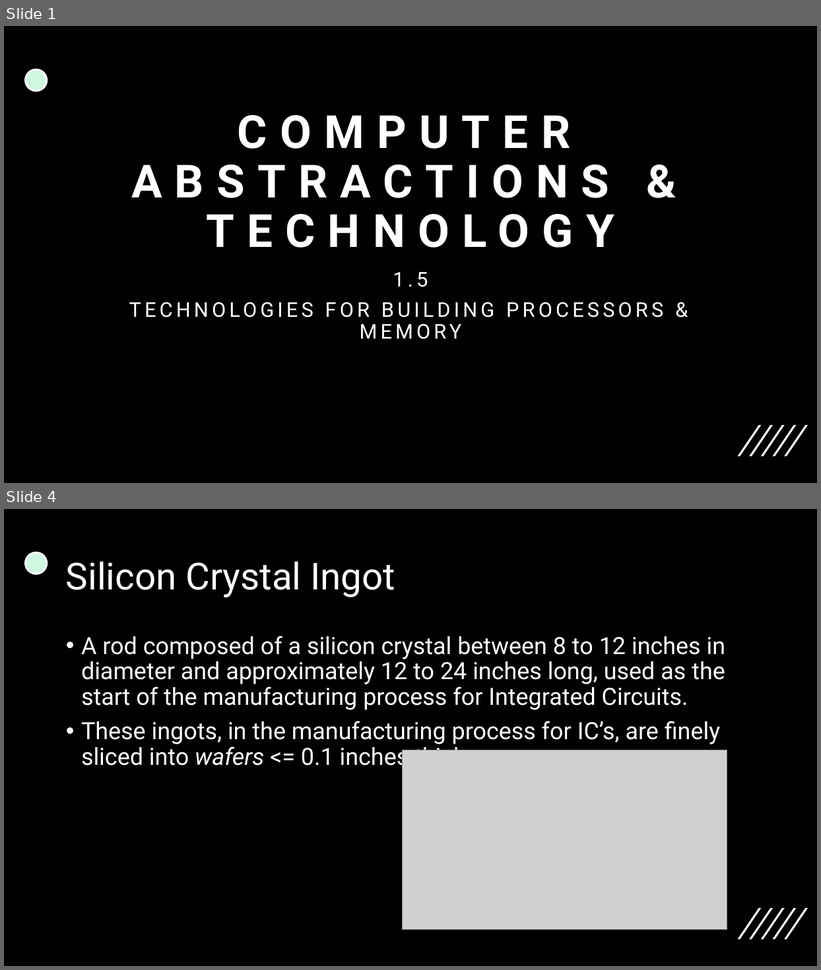
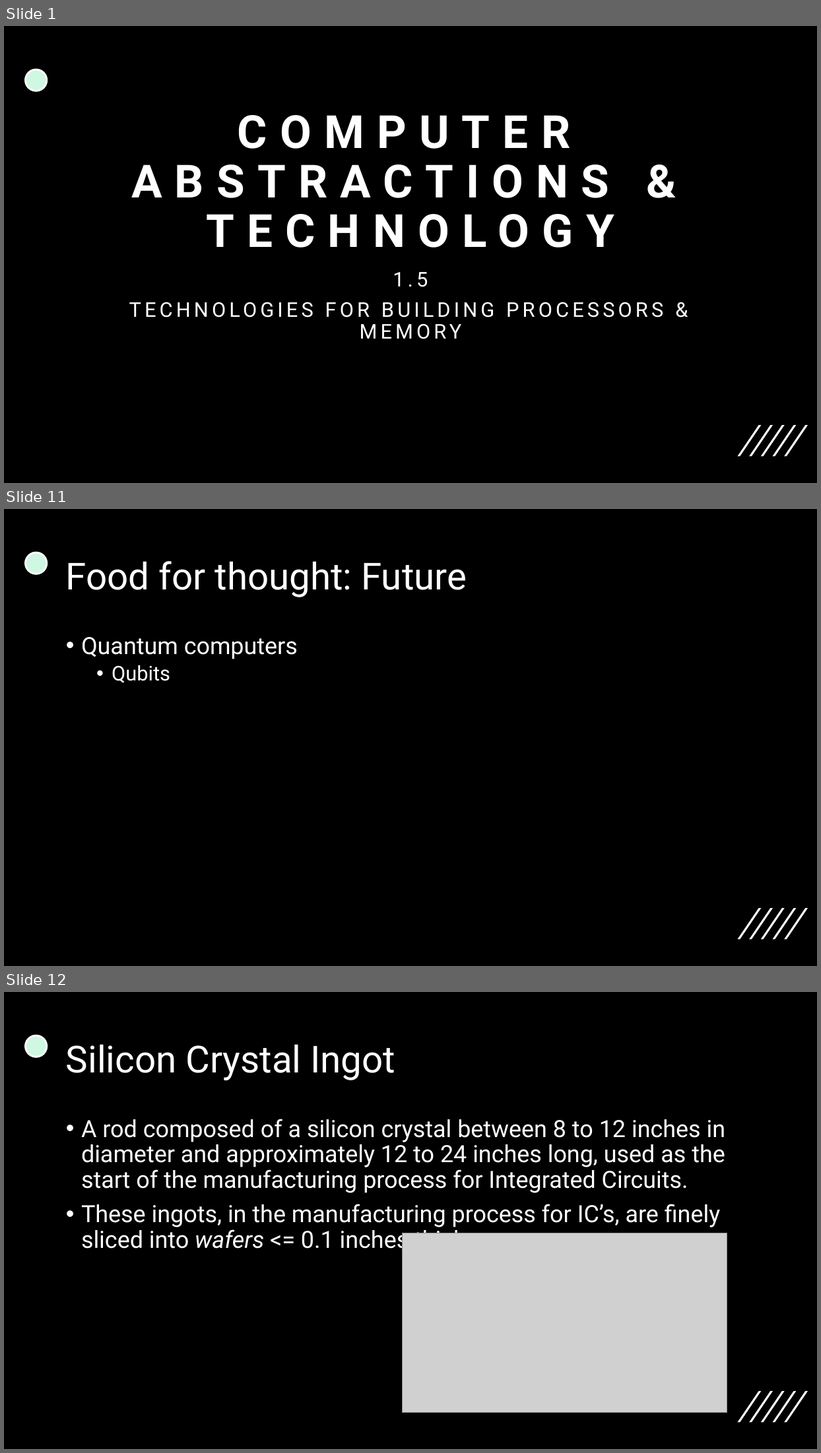
Before and after one commit to 00bayz/csci370_presentations, a slide deck: csci370_ch1_presentation.pptx. Shown one above the other, each under a label of ours: slides 1 and 4 before the commit, slides 1, 11 and 12 after it; the slides between them are not shown. The pictures are 821x970 and 821x1453 pixels, drawn with LibreOffice and Linux fonts; fonts in the diff are those of the drawing; grey boxes stand for pictures. Boxes give left, top, right and bottom in pixels: in the first picture for what was removed or moved away, otherwise in the second. Text is boxed around its words. In the diff, an @@ line names an element or a change of style, - is before the commit and + after.

```diff
--- a/csci370_ch1_presentation.pptx
+++ b/csci370_ch1_presentation.pptx
@@ slide 11 added at <box>4,509,817,966</box>, background #000000; not listed: 6 template elements that a slide beside it also shows @@
@@ title added at <box>66,561,467,597</box>, 44 pt, text #FFFFFF @@
+Food for thought: Future
@@ text added at <box>81,637,298,683</box>, 28 pt, text #FFFFFF @@
+• Quantum computers
+  • Qubits
@@ what was slide 4 is now slide 12 @@
```
Also in this commit, not shown: 9 other slides added, 2 slides removed.
